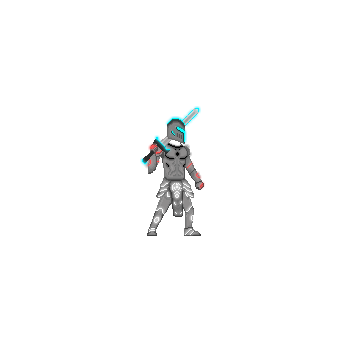
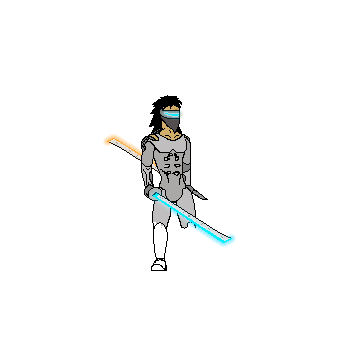
The second 344 x 344 image is a revision of the first. Changes to its layers:
hid group "HonorGuard" (19 layers) over [103, 95, 236, 237]
showed group "Ayo" (7 layers) over [107, 95, 232, 271]
added layer "main" in group "Ayo" over [141, 95, 196, 271]
added layer "sword glow copy 4" in group "Ayo" over [107, 113, 186, 187]
added layer "back sword" in group "Ayo" over [109, 139, 208, 200]
